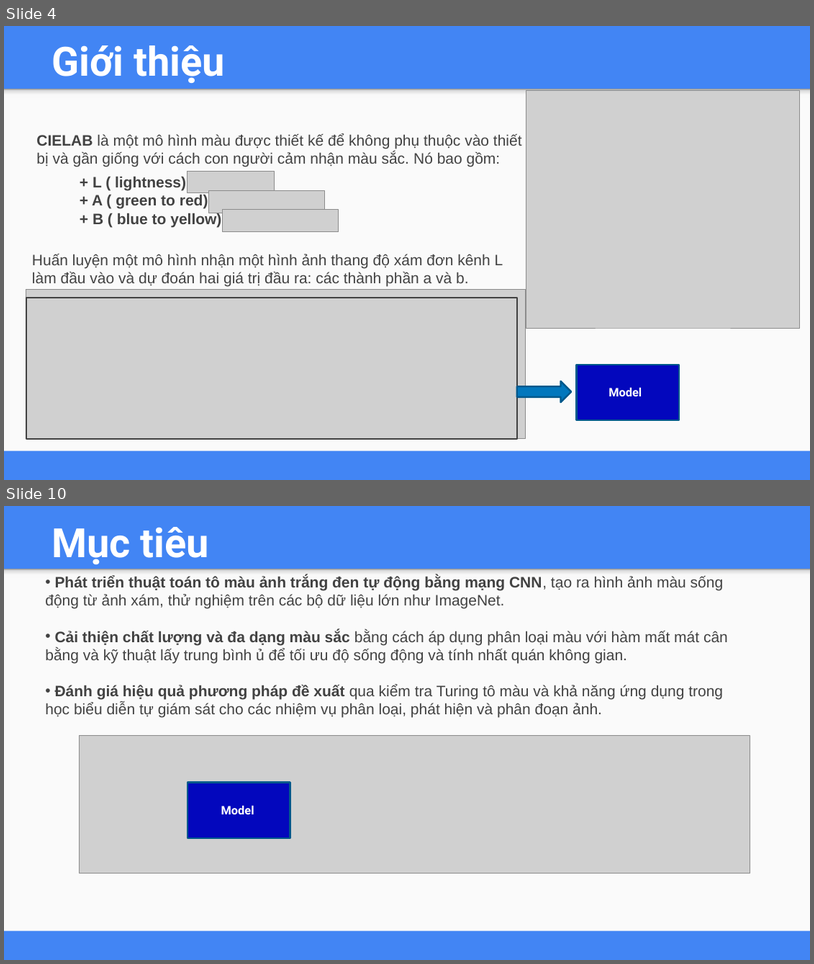
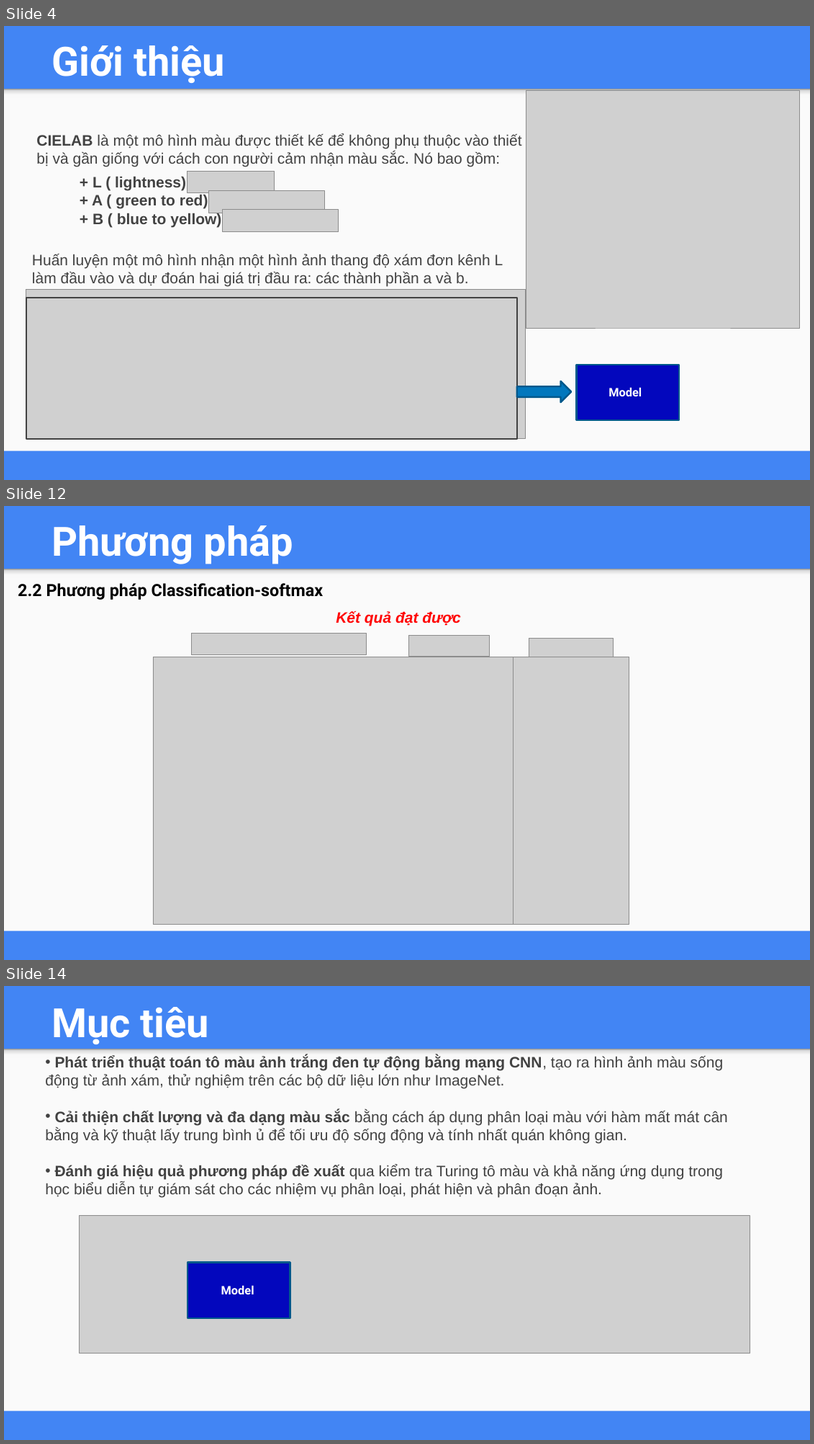
Before and after one commit to lekhanhhoang/influence-of-color, a slide deck: Báo cáo Final.pptx. Shown one above the other, each under a label of ours: slides 4 and 10 before the commit, slides 4, 12 and 14 after it; the slides between them are not shown. The pictures are 814x964 and 814x1444 pixels, drawn with LibreOffice and Linux fonts; fonts in the diff are those of the drawing; grey boxes stand for pictures. Boxes give left, top, right and bottom in pixels: in the first picture for what was removed or moved away, otherwise in the second. Text is boxed around its words. In the diff, an @@ line names an element or a change of style, - is before the commit and + after.

```diff
--- a/Báo cáo Final.pptx
+++ b/Báo cáo Final.pptx
@@ slide 12 added at (4,506,810,960), background #4285F4; not listed: 2 template elements that a slide beside it also shows @@
@@ title added at (52,525,293,564), 48 pt, text #FFFFFF, bold @@
+Phương pháp
@@ text added at (18,583,324,600), 20 pt, text #000000, bold @@
+2.2 Phương pháp Classification-softmax
@@ text added at (336,611,461,626), 18 pt, text #FF0000, bold, italic @@
+Kết quả đạt được
@@ picture added at (191,633,367,654) @@
@@ picture added at (409,635,490,656) @@
@@ picture added at (529,638,614,656) @@
@@ picture added at (153,657,513,924) @@
@@ picture added at (513,657,630,924) @@
@@ what was slide 10 is now slide 14 @@
```
Also in this commit, not shown: 5 slides changed, 3 other slides added.
